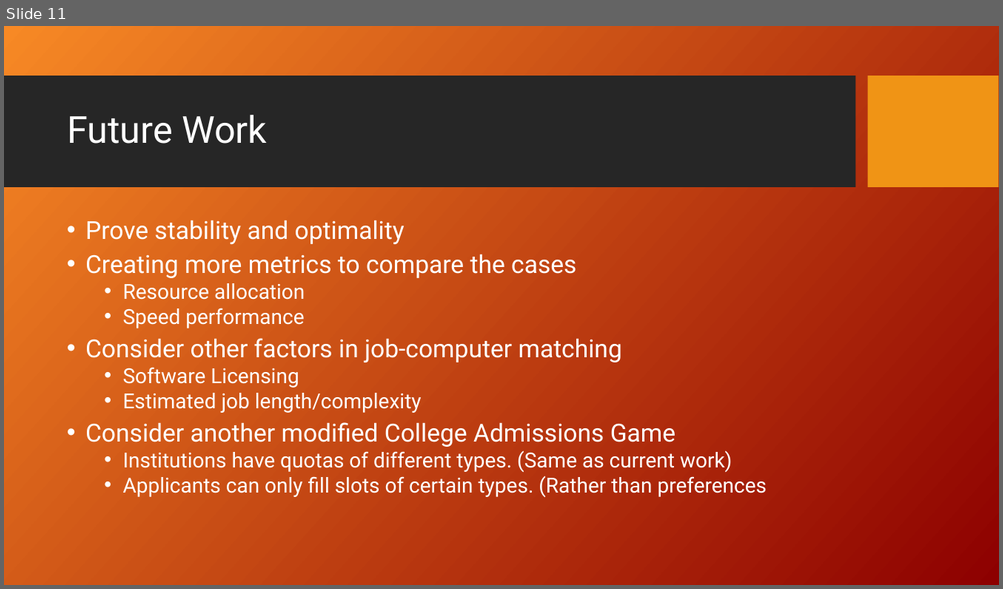
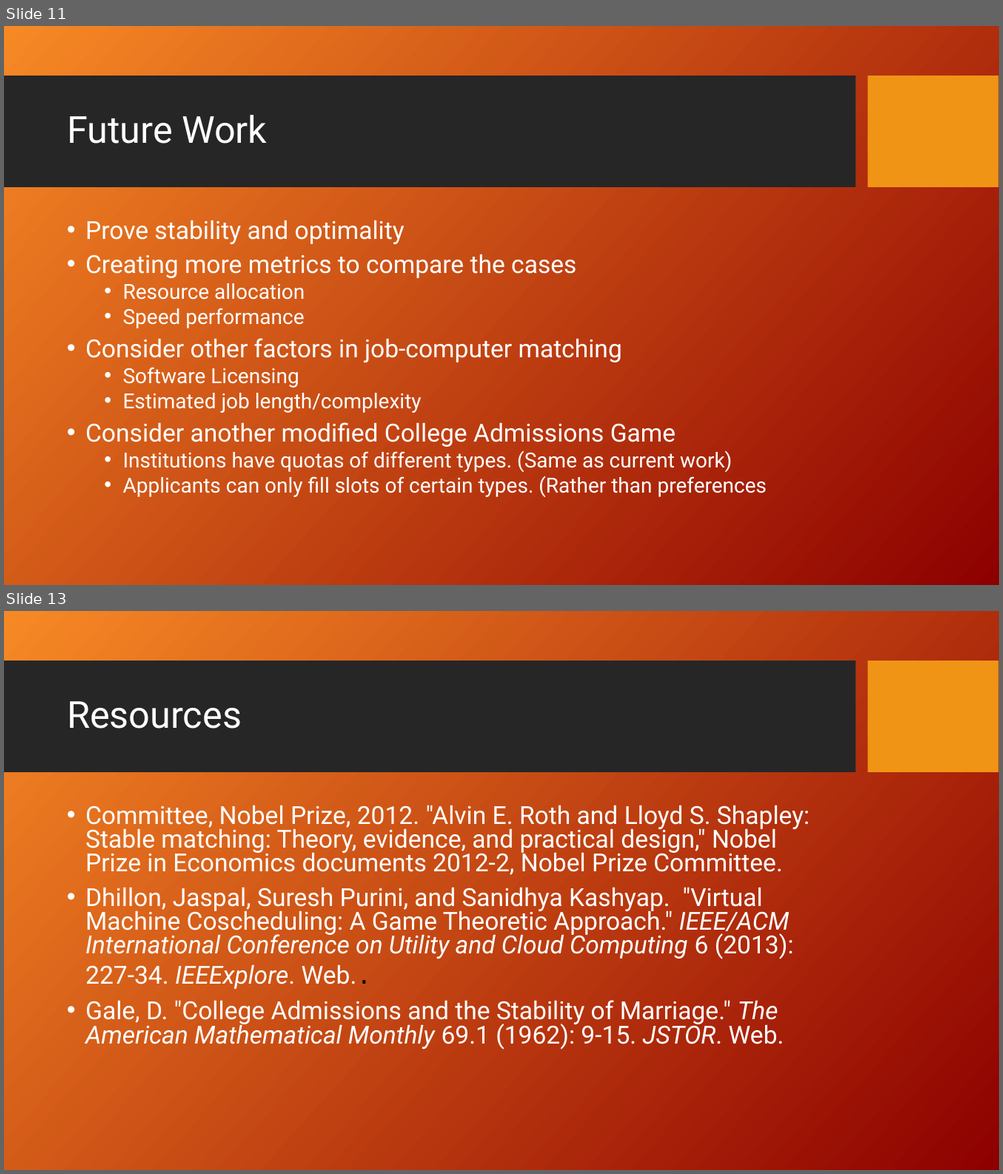
Before and after one commit to fmromano/GameTheoryProject, a slide deck: Paper/MatchingJobsPresentation_KH_FR.ppt. Shown one above the other, each under a label of ours: slide 11 before the commit, slides 11 and 13 after it; the slides between them are not shown. The pictures are 1003x589 and 1003x1174 pixels, drawn with LibreOffice and Linux fonts; fonts in the diff are those of the drawing; background and template pictures are left out. Boxes give left, top, right and bottom in pixels: in the first picture for what was removed or moved away, otherwise in the second. Text is boxed around its words. In the diff, an @@ line names an element or a change of style, - is before the commit and + after.

```diff
--- a/Paper/MatchingJobsPresentation_KH_FR.ppt
+++ b/Paper/MatchingJobsPresentation_KH_FR.ppt
@@ slide 13 added at bbox=[4, 611, 999, 1170], background picture (left out); not listed: 2 template elements that a slide beside it also shows @@
@@ title added at bbox=[67, 701, 242, 729], 36 pt, text #FFFFFF @@
+Resources
@@ text added at bbox=[85, 805, 809, 1050], 24 pt, text #FFFFFF @@
+• Committee, Nobel Prize, 2012. "Alvin E. Roth and Lloyd S. Shapley: Stable matching: Theory, evidence, and practical design," Nobel Prize in Economics documents 2012-2, Nobel Prize Committee.
+• Dhillon, Jaspal, Suresh Purini, and Sanidhya Kashyap. "Virtual Machine Coscheduling: A Game Theoretic Approach." IEEE/ACM International Conference on Utility and Cloud Computing 6 (2013): 227-34. IEEExplore. Web..
+• Gale, D. "College Admissions and the Stability of Marriage." The American Mathematical Monthly 69.1 (1962): 9-15. JSTOR. Web.
```
Also in this commit, not shown: 2 slides changed, 1 other slide added, 2 slides removed.
